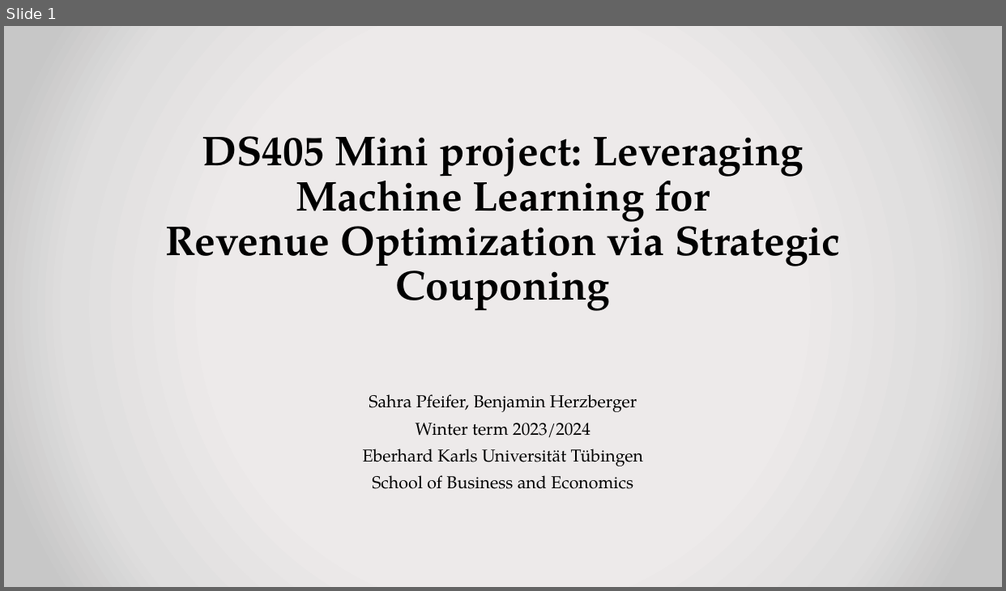
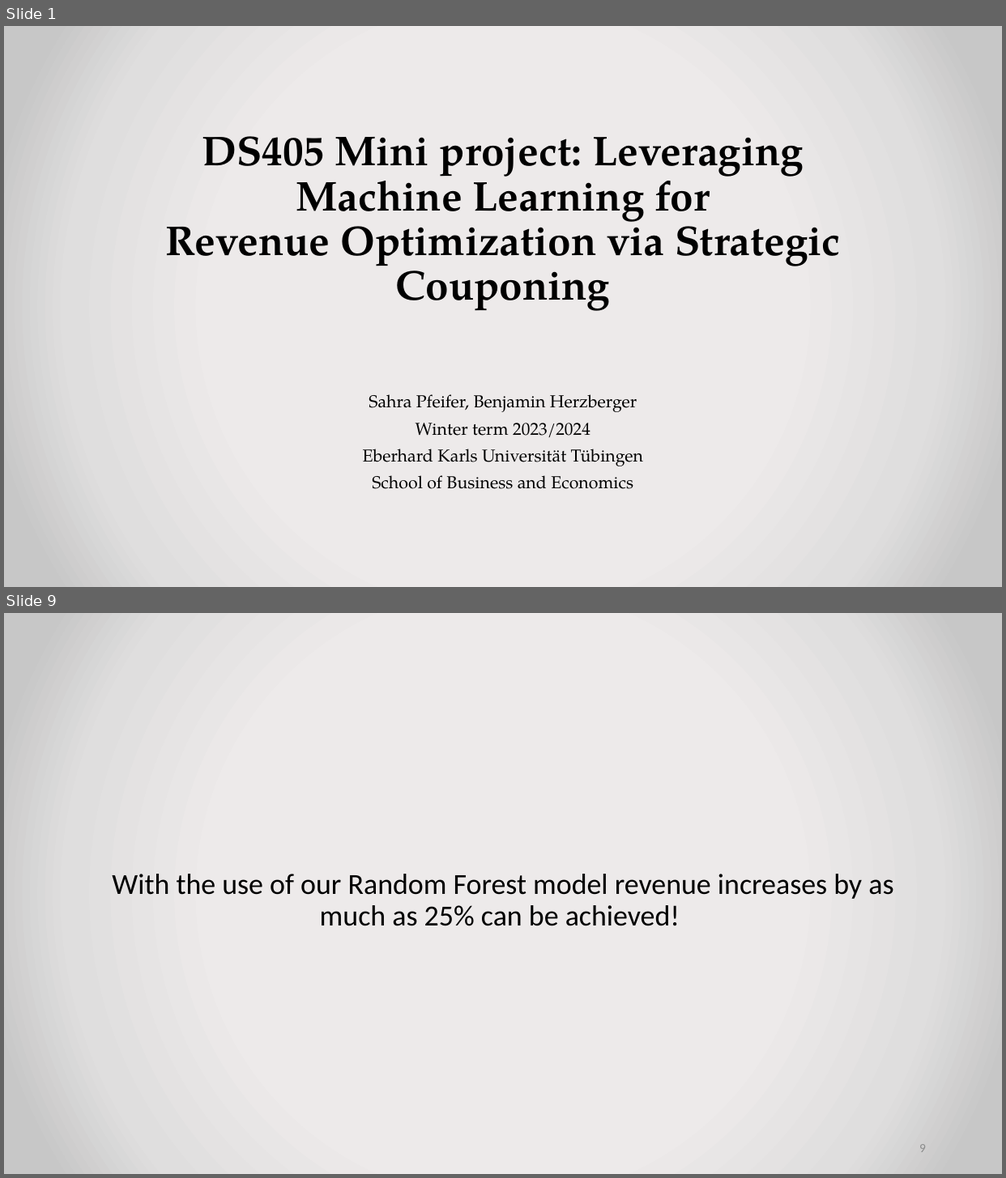
Before and after one commit to benherz/Mini-Project, a slide deck: DS405_ML_presentation_2.pptx. Shown one above the other, each under a label of ours: slide 1 before the commit, slides 1 and 9 after it; the slides between them are not shown. The pictures are 1006x591 and 1006x1178 pixels, drawn with LibreOffice and Linux fonts; fonts in the diff are those of the drawing. Boxes give left, top, right and bottom in pixels: in the first picture for what was removed or moved away, otherwise in the second. Text is boxed around its words. In the diff, an @@ line names an element or a change of style, - is before the commit and + after.

```diff
--- a/DS405_ML_presentation_2.pptx
+++ b/DS405_ML_presentation_2.pptx
@@ slide 9 added at [4,613,1002,1174], background gradient #EDEBEB to #E0DEDE to #C9C7C7 @@
@@ text added at [112,874,893,926], 28 pt, text #000000 @@
+With the use of our Random Forest model revenue increases by as much as 25% can be achieved!
@@ page number added at [919,1144,926,1152], 12 pt, text #8C8C8C @@
+9
```
Also in this commit, not shown: 7 slides changed, 1 slide removed.
